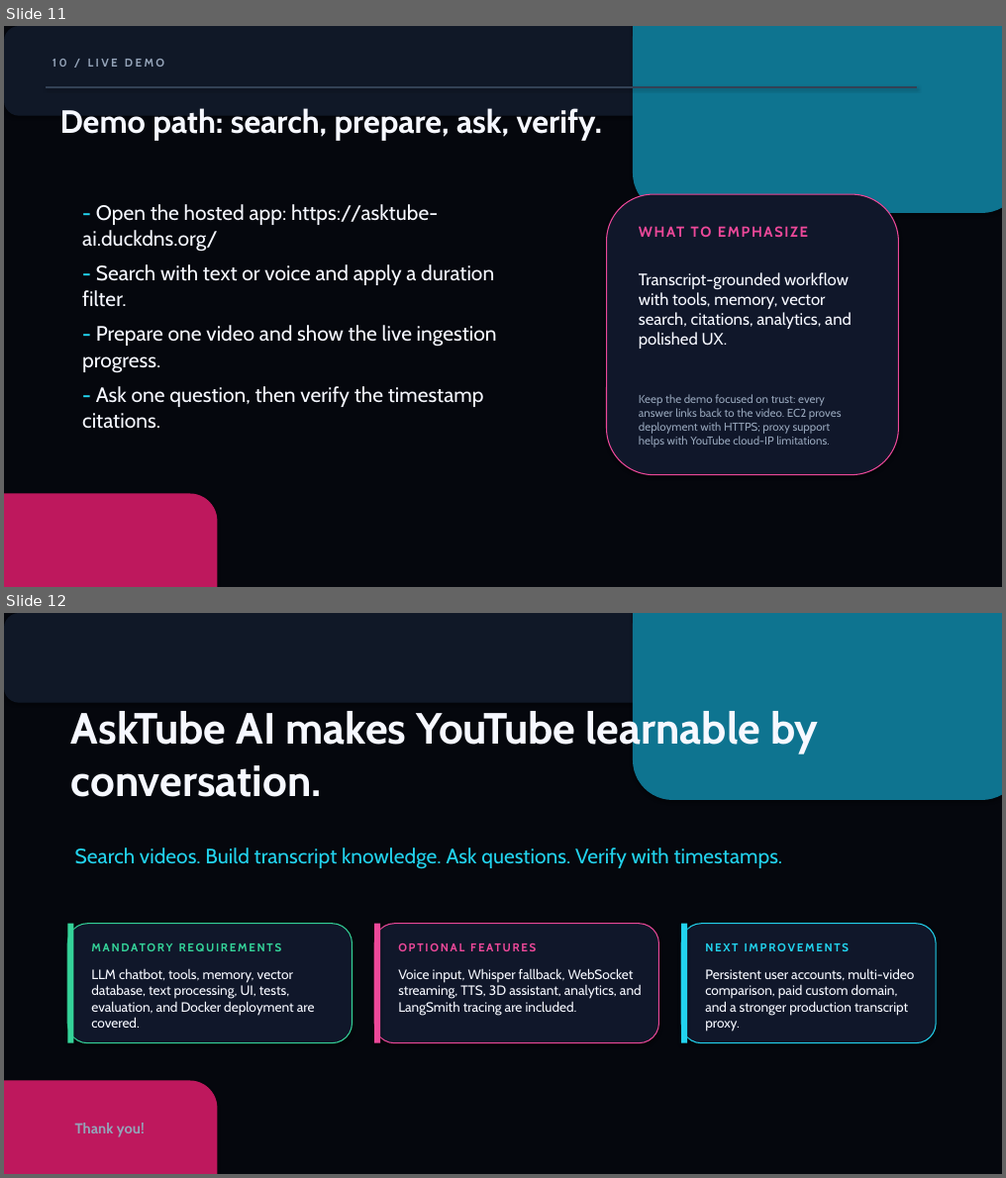
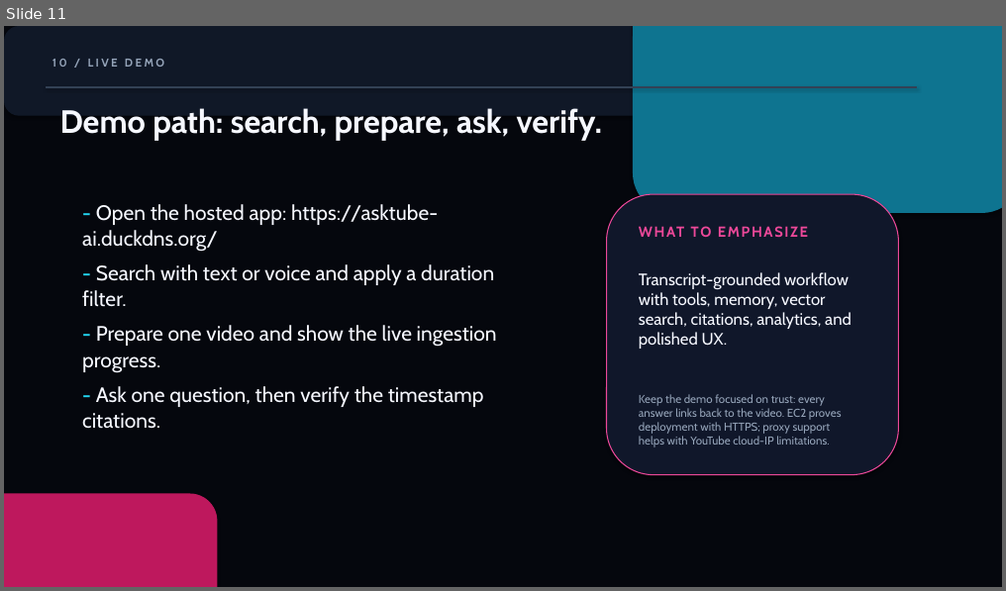
Before and after one commit to sabeurzarai/asktube-ai, a slide deck: docs/AskTube_AI_Presentation.pptx. Shown one above the other, each under a label of ours: slides 11 and 12 before the commit, slide 11 after it. The pictures are 1006x1178 and 1006x591 pixels, drawn with LibreOffice and Linux fonts; fonts in the diff are those of the drawing. Boxes give left, top, right and bottom in pixels: in the first picture for what was removed or moved away, otherwise in the second. Text is boxed around its words. In the diff, an @@ line names an element or a change of style, - is before the commit and + after.

```diff
--- a/docs/AskTube_AI_Presentation.pptx
+++ b/docs/AskTube_AI_Presentation.pptx
@@ slide 12 removed at (4, 613, 1002, 1174), background #05070D @@
@@ rounded rectangle removed at (4, 613, 1002, 703) @@
@@ rounded rectangle removed at (633, 613, 1002, 800) @@
@@ text removed at (71, 707, 818, 797) @@
-AskTube AI makes YouTube learnable by conversation.
@@ text removed at (75, 848, 783, 869) @@
-Search videos. Build transcript knowledge. Ask questions. Verify with timestamps.
@@ rounded rectangle removed at (67, 924, 352, 1044) @@
@@ rectangle removed at (67, 924, 73, 1044) @@
@@ text removed at (84, 937, 343, 956) @@
-MANDATORY REQUIREMENTS
@@ rounded rectangle removed at (374, 924, 659, 1044) @@
@@ rectangle removed at (374, 924, 380, 1044) @@
@@ text removed at (391, 937, 649, 956) @@
-OPTIONAL FEATURES
@@ rounded rectangle removed at (681, 924, 936, 1044) @@
@@ rectangle removed at (681, 924, 687, 1044) @@
@@ text removed at (91, 968, 315, 1028) @@
-LLM chatbot, tools, memory, vector database, text processing, UI, tests, evaluation, and Docker deployment are covered.
@@ text removed at (398, 968, 642, 1016) @@
-Voice input, Whisper fallback, WebSocket streaming, TTS, 3D assistant, analytics, and LangSmith tracing are included.
@@ text removed at (705, 944, 849, 952) @@
-NEXT IMPROVEMENTS
@@ text removed at (705, 968, 914, 1032) @@
-Persistent user accounts, multi-video comparison, paid custom domain, and a stronger production transcript proxy.
@@ rounded rectangle removed at (4, 1081, 218, 1174) @@
@@ text removed at (75, 1123, 145, 1138) @@
-Thank you!
```
Also in this commit, not shown: 1 slide changed.
